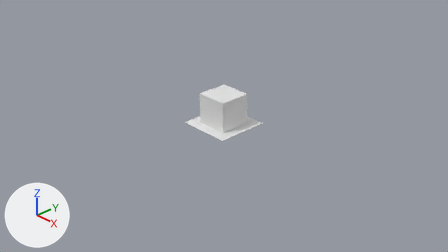
One commit to the Blender file packages/units/cuby/assets/cuby.blend: the scene before it, then after it.
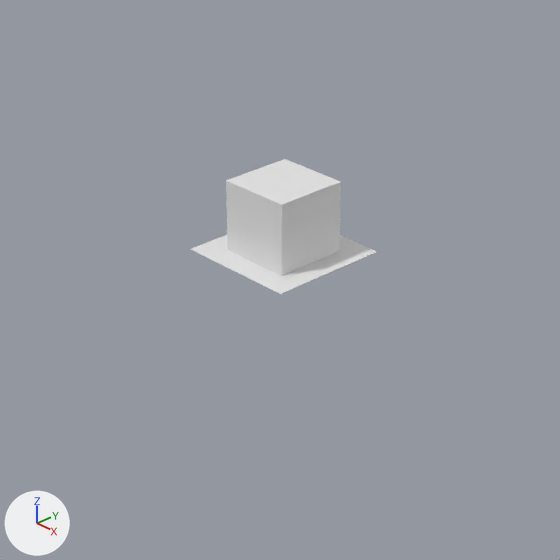
Old and new are each drawn from the file's camera 'Camera' and again close up on the part from 23% to 76% of the width and 7% to 100% of the height. The axes (+X, +Y, +Z) are drawn at lower left. The lights are the same throughout. The older version's two pictures come first.

In view in the first close-up: 'cuby', 'ground'.
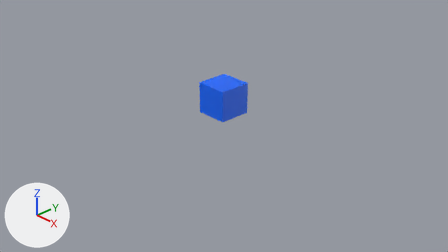
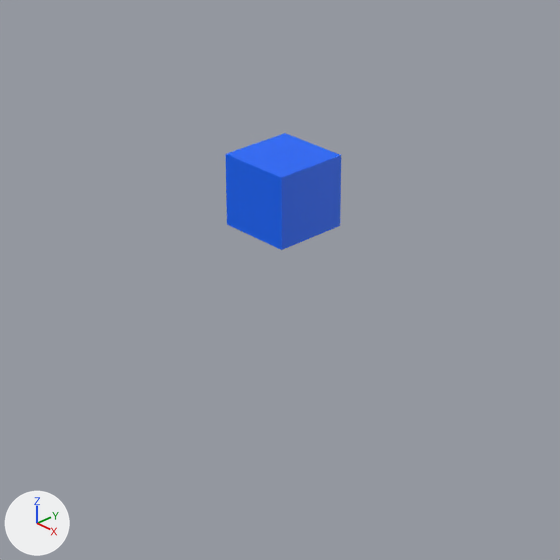
Where the change shows, as pixel boxes (x1, y1, x2, y2) in the close-ups (560 x 560 px):
'cuby', recoloured, moved (white to blue)
    before: (226, 159, 341, 276)
    after: (226, 133, 341, 250)
'ground', hidden
    before: (191, 235, 377, 294)
part 1 of me_cuby, recoloured (white to blue)
    before: (282, 182, 341, 276)
    after: (282, 156, 341, 250)
part 2 of me_cuby, recoloured
    before: (226, 159, 340, 205)
    after: (227, 133, 341, 178)
part 3 of me_cuby, recoloured (white to blue)
    before: (226, 181, 282, 276)
    after: (226, 154, 282, 250)

The change, as a diff of the scene's bpy script:
```diff
--- a/packages/units/cuby/assets/cuby.blend.py
+++ b/packages/units/cuby/assets/cuby.blend.py
@@ mat_bottom @@
+mat_bottom = principled_material('bottom')
+mat_bottom.base_color = (0.0, 0.133, 1.0)  # blue #0066ff
@@ mat_front @@
+mat_front = principled_material('front')
+mat_front.base_color = (0.0, 0.133, 1.0)  # blue #0066ff
@@ mat_top @@
+mat_top = principled_material('top')
+mat_top.base_color = (0.0, 0.133, 1.0)  # blue #0066ff
@@ mat_right @@
+mat_right = principled_material('right')
+mat_right.base_color = (0.0, 0.133, 1.0)  # blue #0066ff
@@ mat_left @@
+mat_left = principled_material('left')
+mat_left.base_color = (0.0, 0.133, 1.0)  # blue #0066ff
@@ mat_back @@
+mat_back = principled_material('back')
+mat_back.base_color = (0.0, 0.133, 1.0)  # blue #0066ff
@@ me_cuby @@
 me_cuby.from_pydata(...)  # 8 vertices, 6 faces; spans x -0.3..0.3, y -0.3..0.3, z 0.0..0.57
 # used by ob_cuby; location = (0.0, 0.0, 0.0)
-me_cuby.materials.append(mat_material)  # white #e7e7e7
+# me_cuby part 1: the 1 face centred in x 0.3, y 0.0, z 0.285 switches from mat_material (white #e7e7e7) to mat_front (blue #0066ff)
+# me_cuby part 2: the 1 face centred in x 0.0, y 0.0, z 0.57 switches from mat_material (white #e7e7e7) to mat_top (blue #0066ff)
+# me_cuby part 3: the 1 face centred in x 0.0, y -0.3, z 0.285 switches from mat_material (white #e7e7e7) to mat_right (blue #0066ff)
+me_cuby.materials.append(mat_front)  # blue #0066ff
+me_cuby.materials.append(mat_back)  # blue #0066ff
+me_cuby.materials.append(mat_top)  # blue #0066ff
+me_cuby.materials.append(mat_bottom)  # blue #0066ff
+me_cuby.materials.append(mat_left)  # blue #0066ff
+me_cuby.materials.append(mat_right)  # blue #0066ff
@@ ob_cuby @@
 ob_cuby = bpy.data.objects.new('cuby', me_cuby)
+ob_cuby.parent = ob_empty
 ob_cuby.location = (0.0, 0.0, 0.0)
@@ ob_ground @@
 ob_ground.location = (0.0, 0.0, 0.0)
+ob_ground.hide_set(True)
@@ ob_empty @@
+ob_empty = bpy.data.objects.new('empty', None)
+ob_empty.location = (0.0, 0.0, 0.21)
```
